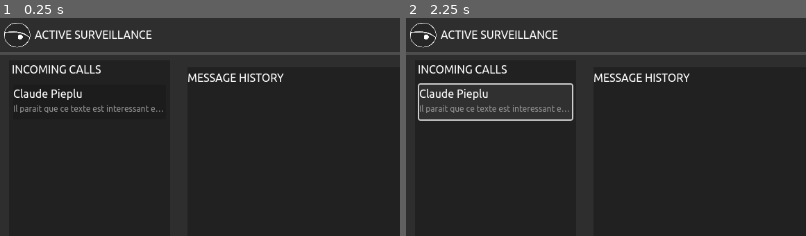
Above: before the commit, frames 1-2 (left to right).
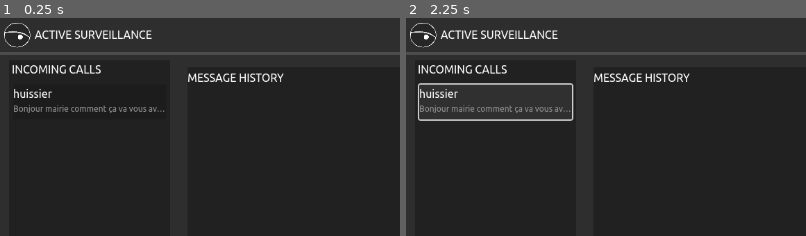
Above: after the commit, the same moments.

Repository: Mastoast/LDJam53
Game: Godot game, scene res://scenes/screen.tscn
Two runs of this game, one before a commit and one after it. Both use one fixed random seed, a clock stepped at 60 frames per second and the inputs below.
Inputs (mouse positions are % of the whole screen's width and height, from its top left):
- Up to frame 1 (0.25 s): no input
- Up to frame 2 (2.25 s): click (11, 19) at 0.5 s; click "SEND >>" at 1.25 s; click (11, 19) at 2 s
The pictures show only the part of the screen within x 0-50%, y 0-50%; the shares and areas given below are measured in that part.

The runs differ from the first frame. In frame 1, 0.9% of the frame differs, in the area x 3-41%, y 32-44%; in frame 2, 0.9%.

Commit message:
event

Diff:
--- a/scenes/events_window.gd
+++ b/scenes/events_window.gd
@@ -1,9 +1,9 @@
 extends Panel
 
+var event = load("res://scenes/communication_event.tscn")
 
 # Called when the node enters the scene tree for the first time.
 func _ready():
-	create_com_event()
 	pass # Replace with function body.
 
 
@@ -11,7 +11,11 @@
 func _process(delta):
 	pass
 
-func create_com_event():
-	var event = load("res://scenes/communication_event.tscn")
-	var test = event.instantiate()
-	$MarginContainer/VBoxContainer/ScrollContainer/event_list.add_child(test)
+func create_com_event(sender, receiver, messages):
+	var new_event = event.instantiate()
+	new_event.get_node('VBoxContainer/character_name').text = sender
+	#new_event.VBoxContainer.character_name.text = sender
+	new_event.get_node('VBoxContainer/message_overview').text = messages[0]["text"]
+
+
+	$MarginContainer/VBoxContainer/ScrollContainer/event_list.add_child(new_event)
--- a/scripts/gameHandler.gd
+++ b/scripts/gameHandler.gd
@@ -1,8 +1,18 @@
 extends Control
-
+var threads = [{ "sender" = "huissier",
+					"receiver" = "Mairie",
+					"messages" = [
+		{"text": "Bonjour mairie comment ça va vous avez des sous",
+		"type" : "sent"},
+		{"text": "Non c'est la crise tchaoh",
+		"type" : "received"}
+		]}]
 
 
 func _ready():
+	var thread = threads[0]
+	create_event(thread.sender, thread.receiver, thread.messages)
+
 	pass
 
 
@@ -11,5 +21,5 @@
 	var current_time = Time.get_time_string_from_system().substr(0, 5)
 	$VBoxContainer/head/MarginContainer/HBoxContainer/time.text = current_time
 
-func create_event():
-	$VBoxContainer/desktop/events_window.create_com_event()
+func create_event(sender, receiver, messages):
+	$VBoxContainer/desktop/events_window.create_com_event(sender, receiver, messages)
Not shown: 1 places in scenes/events_window.tscn that only renumber resources
Not shown, changed: scenes/info_news.tscn
Not shown: 1 places in scenes/screen.tscn that only renumber resources
